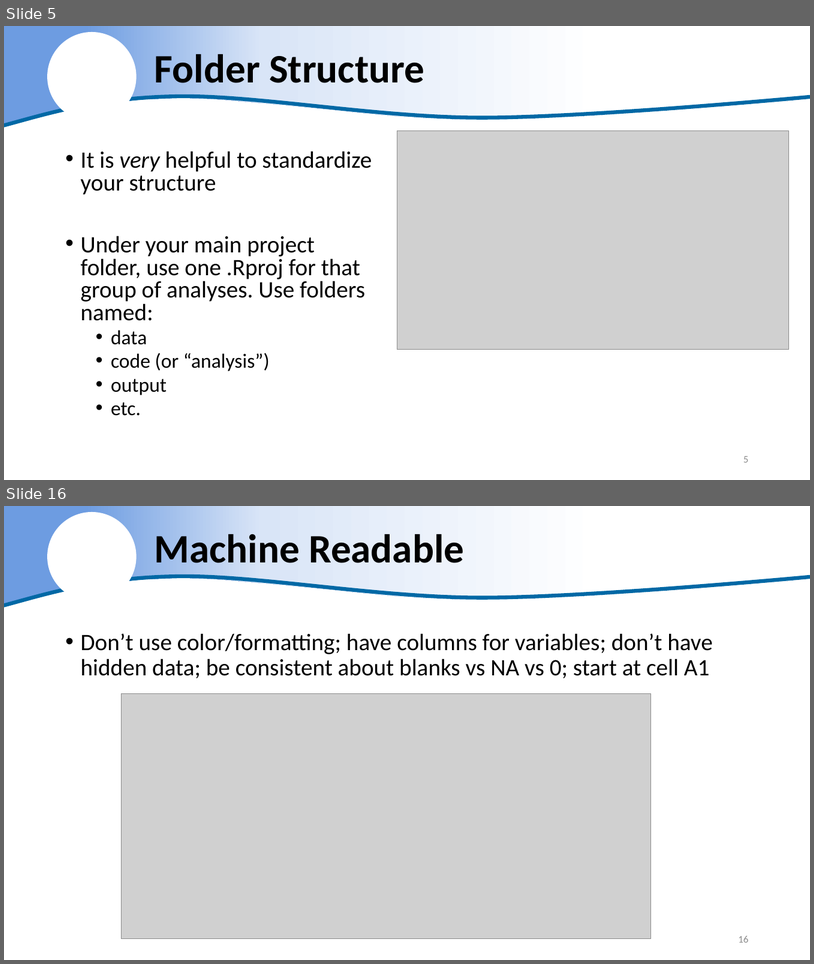
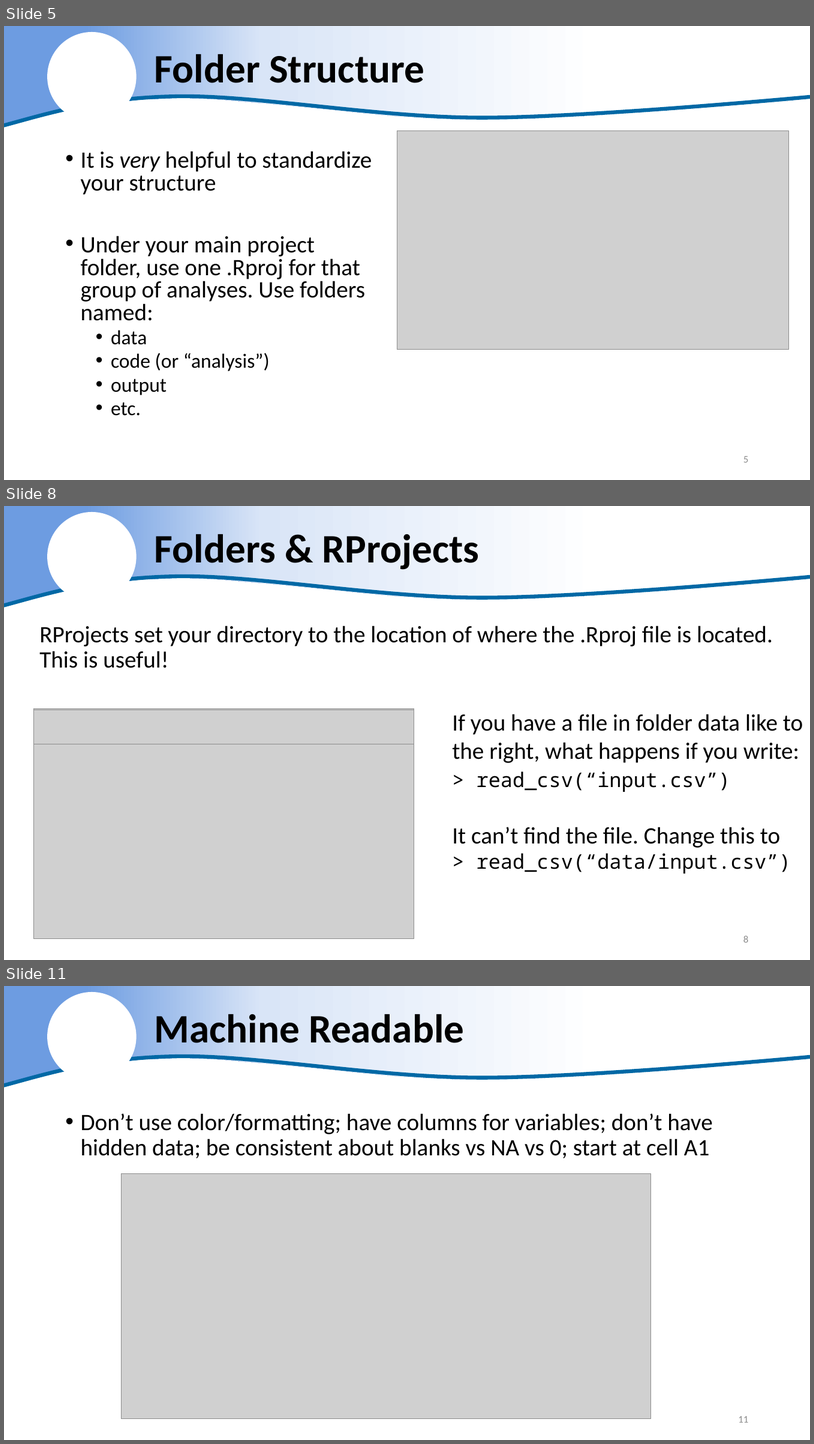
Before and after one commit to justinpriest/ADFG_R_Intro_Workshop, a slide deck: presentations/5 - Reading Real Data.pptx. Shown one above the other, each under a label of ours: slides 5 and 16 before the commit, slides 5, 8 and 11 after it; the slides between them are not shown. The pictures are 814x964 and 814x1444 pixels, drawn with LibreOffice and Linux fonts; fonts in the diff are those of the drawing; grey boxes stand for pictures; background and template pictures are left out. Boxes give left, top, right and bottom in pixels: in the first picture for what was removed or moved away, otherwise in the second. Text is boxed around its words. In the diff, an @@ line names an element or a change of style, - is before the commit and + after.

```diff
--- a/presentations/5 - Reading Real Data.pptx
+++ b/presentations/5 - Reading Real Data.pptx
@@ slide 8 added at <box>4,506,810,960</box>, background #FFFFFF; not listed: 3 template elements that a slide beside it also shows @@
@@ title added at <box>155,529,480,573</box>, 48 pt, text #000000, bold @@
+Folders & RProjects
@@ text added at <box>39,625,773,668</box>, 28 pt, text #000000 @@
+RProjects set your directory to the location of where the .Rproj file is located. This is useful!
@@ picture added at <box>33,709,414,939</box> @@
@@ picture added at <box>33,709,414,744</box> @@
@@ text added at <box>452,714,803,873</box>, 28 pt, text #000000 @@
+If you have a file in folder data like to the right, what happens if you write:
+> read_csv(“input.csv”)
+It can’t find the file. Change this to
+> read_csv(“data/input.csv”)
@@ page number added at <box>744,935,749,942</box>, 12 pt, text #8C8C8C @@
+8
@@ what was slide 16 is now slide 11 @@
@@ page number at <box>738,1416,749,1422</box>: text changed @@
-16
+11
```
Also in this commit, not shown: 12 slides changed, 3 other slides added.
